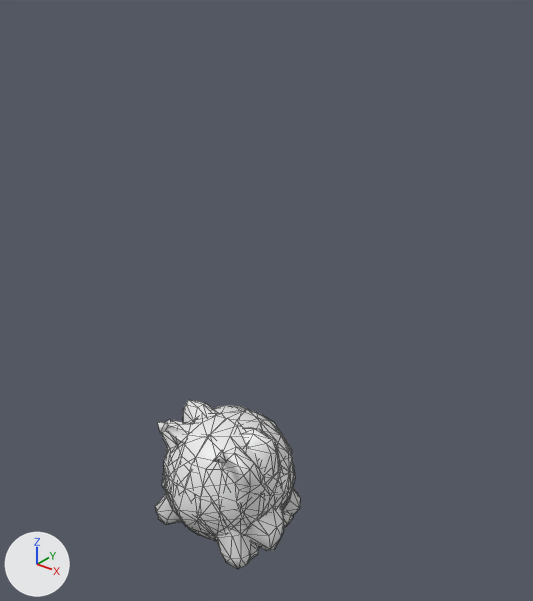
Renders of the FBX model Assets/Archie/Testing_Scenes/species.fbx from each side of a commit.
Both versions are drawn from a 50 mm camera at (6.08, -6.7, 7.27) aimed at (0.27, 0.56, 2.77). The axes (+X, +Y, +Z) are drawn at lower left. The lights are the same throughout. Mesh edges are drawn as thin lines. Where no turn or scale is listed for an object, it has been applied to the vertices.

Objects in the first picture: 'Bear', 'Insect', 'Pig'.
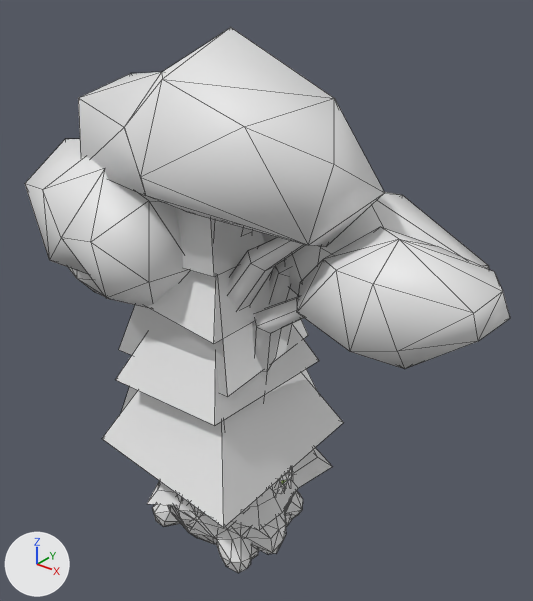
What the commit changed:
Material 'GRASS_02.001' (mat_grass_02_001) is new.
Its base color is (0.351, 0.538, 0.106) (green #a0c25c).
Its roughness is 0.69.
Material '35 GREEN-MEDIUM' (mat_35_green_medium) is new.
Its base color is (0.8, 0.8, 0.8) (white #e7e7e7).
Its metallic is 1.0.
Its roughness is 0.553.
Material '10 BROWN-DARK' (mat_10_brown_dark) is new.
Its base color is (0.8, 0.8, 0.8) (white #e7e7e7).
Its metallic is 1.0.
Its roughness is 0.553.
me_mesh_001 is used by ob_bear; location (0.0, 0.0, 0.0).
me_mesh_001 had 194 vertices, 384 faces and spanned x -1.17..1.17, y -1.0..1.0, z -1.26..1.02.
me_mesh_001 now has 195 vertices, 386 faces and spans x -1.22..1.22, y -1.04..1.04, z -1.32..1.06.
me_mesh_001 part 3: 194 vertices removed from x -1.17..1.17, y -1.0..1.0, z -1.26..1.02; 195 vertices added at x -1.22..1.22, y -1.04..1.04, z -1.32..1.06.
me_mesh_001 part 4: the surface is now shaded flat.
me_mesh_002 is used by ob_insect; location (0.0, 0.0, 0.0).
me_mesh_002 had 206 vertices, 394 faces and spanned x -0.97..0.97, y -0.98..0.99, z -0.99..1.1.
me_mesh_002 now has 205 vertices, 394 faces and spans x -1.01..1.01, y -1.01..1.03, z -1.03..1.14.
me_mesh_002 part 1: 206 vertices removed from x -0.97..0.97, y -0.98..0.99, z -0.99..1.1; 205 vertices added at x -1.01..1.01, y -1.01..1.03, z -1.03..1.14.
me_mesh_002 part 2: the surface is now shaded flat.
Mesh me_grass_03 is new.
It has 139 vertices, 61 faces and spans x -0.94..1.07, y -0.28..0.12, z -0.02..0.72.
It uses material mat_grass_02_001 (green #a0c25c).
Mesh me_tree_fir is new.
It has 39 vertices, 26 faces and spans x -1.27..1.06, y -1.14..1.18, z 0.0..5.79.
Faces by material slot: [20, 6].
It uses material mat_35_green_medium (white #e7e7e7).
It uses material mat_10_brown_dark (white #e7e7e7).
Mesh me_tree_15 is new.
It has 47 vertices, 41 faces and spans x -1.33..1.25, y -1.51..1.41, z -0.01..5.76.
Mesh me_tree_baobab is new.
It has 344 vertices, 411 faces and spans x -4.22..3.88, y -1.53..1.63, z 0.0..6.37.
Object 'grass_03' (ob_grass_03) is new; it shows me_grass_03.
Its location is (0.0, 0.0, 0.0).
Object 'tree-fir' (ob_tree_fir) is new; it shows me_tree_fir.
Its location is (0.0, 0.0, 0.0).
Object 'tree_15' (ob_tree_15) is new; it shows me_tree_15.
Its location is (0.0, 0.0, 0.0).
Object 'tree-baobab' (ob_tree_baobab) is new; it shows me_tree_baobab.
Its location is (0.0, 0.0, 0.0).

Changed parts and their boxes [x1, y1, x2, y2] in the pictures (533 x 601 px; the box of a moved part takes in the faces that stretch with it):
'tree-baobab', added
    after: [25, 27, 510, 530]
'tree_15', added
    after: [102, 219, 344, 527]
'tree-fir', added
    after: [119, 207, 316, 412]
'Bear', reshaped
    before: [161, 399, 285, 551]
    after: [168, 469, 294, 554]
'Insect', reshaped
    before: [155, 408, 300, 569]
    after: [152, 468, 303, 573]
'grass_03', added
    after: [281, 480, 286, 484]
part 1 of me_mesh_002, moved or reshaped
    before: [155, 408, 300, 569]
    after: [152, 468, 303, 573]
part 3 of me_mesh_001, moved or reshaped
    before: [161, 399, 285, 551]
    after: [168, 469, 294, 554]
'Pig', unchanged, covered by the edit
    before: [161, 405, 295, 560]
    after: [176, 497, 293, 559]
